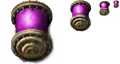
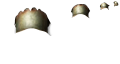
The second 120 x 64 image is a revision of the first. Changes to its layers:
hid "Layer 1" over (x1=6, y1=0, x2=120, y2=64)
